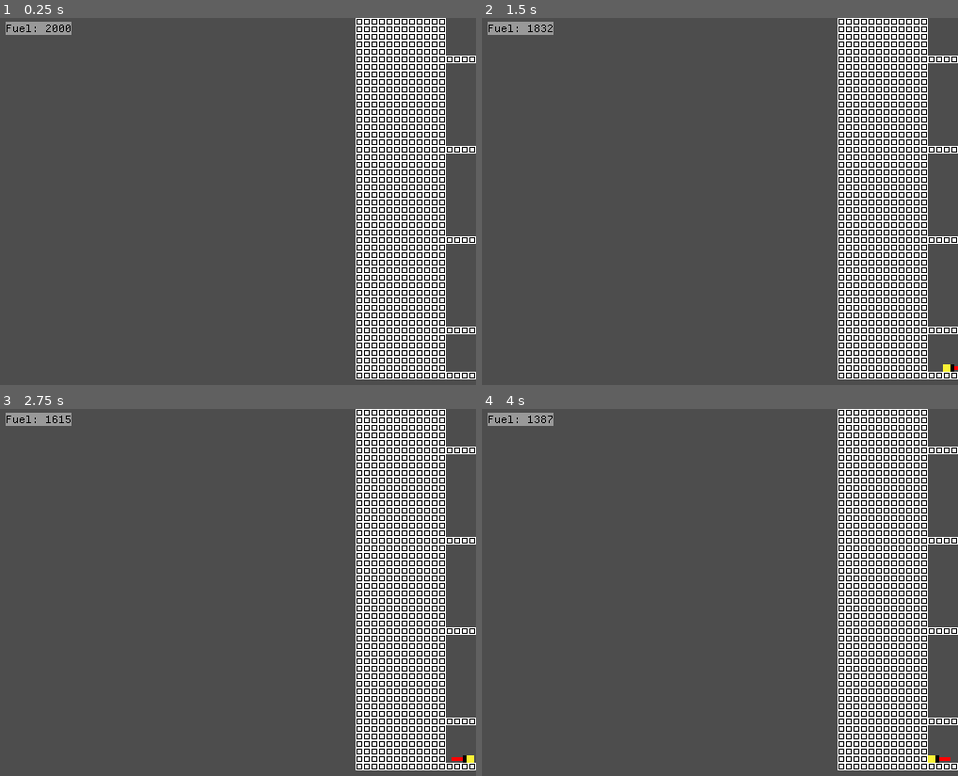
Above: before the commit, frames 1-4 (two rows, left to right).
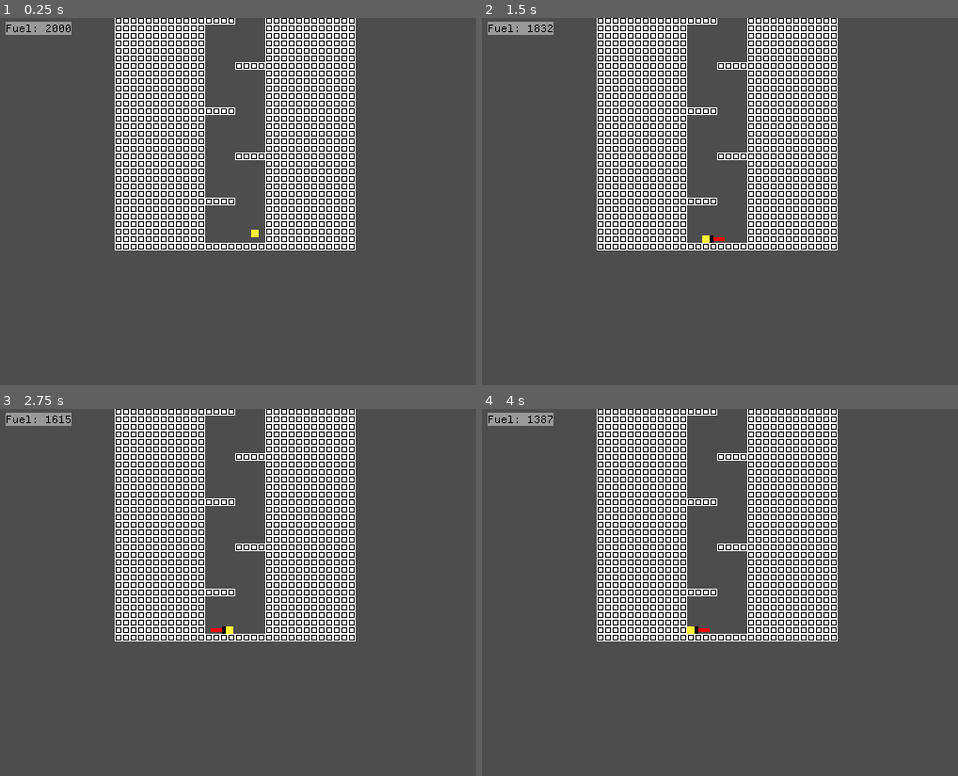
Above: after the commit, the same moments.

Repository: OSGH-web/balloon-movement-demo
Game: Godot game, scene res://levels/level-ben-1-1-tunnel.tscn
Same seed, same stepped clock (60 frames per second), same inputs: the game is played once before the commit and once after it. This scene is started directly instead of the project's main scene. Sound files missing from this copy of the repository are replaced by a short silence.
Inputs:
- Up to frame 1 (0.25 s): no input
- Up to frame 2 (1.5 s): tap Enter at 0.5 s; hold Q (ui_q) 0.53-1.28 s; hold Right (ui_right) from 0.53 s (still down); tap Up (ui_up) at 0.77 s; tap Q (ui_q) at 1.35 s
- Up to frame 3 (2.75 s): tap Up (ui_up) at 1.52 s; release Right (ui_right) at 2.03 s; hold Left (ui_left) from 2.03 s (still down); hold Q (ui_q) from 2.03 s (still down)
- Up to frame 4 (4 s): release Left (ui_left) at 2.78 s; release Q (ui_q) at 2.78 s; hold Right (ui_right) from 2.78 s (still down); tap Q (ui_q) at 2.85 s; tap Up (ui_up) at 3.02, 3.77 s; hold Q (ui_q) from 3.53 s (still down)

The runs differ from the first frame. In frame 1, 44% of the frame differs, in the area x 24-100%, y 0-99%; in frame 2, 44%; in frame 3, 44%; in frame 4, 44%.

Commit message:
Removed camera limit settings to eliminate bug potential.

Diff:
--- a/scenes/player/player.gd
+++ b/scenes/player/player.gd
@@ -2,18 +2,14 @@
 extends CharacterBody2D
 
 @export var tilemaplayer: TileMapLayer
+@export var FUEL = 2000;
+@export var play_background_music = false;
+@onready var timer: Timer = $Timer
 
 const GRAVITY = 120
 const FRICTION = -3
 const PLAYER_Y_FORCE = 300
 const PLAYER_X_FORCE = 165
-
-@export var FUEL = 2000;
-
-@export var play_background_music = false;
-
-@onready var timer: Timer = $Timer
-
 var readyForRestart: bool = false
 
 func _ready():
@@ -21,8 +17,6 @@
 	var level = get_parent() as Node2D
 	var map_height_px = level.height_in_tiles * tilemaplayer.tile_size.y
 	var map_width_px = level.width_in_tiles * tilemaplayer.tile_size.x
-	$Camera2D.limit_bottom = map_height_px
-	$Camera2D.limit_right = map_width_px
 	$AudioStreamPlayer2D.playing = play_background_music
 	var fuel_label = get_tree().get_first_node_in_group("fuel_label")
 	if fuel_label:
@@ -37,7 +31,6 @@
 			get_tree().reload_current_scene()
 		if event.is_action_pressed("ui_q"):
 			return_to_world_select()
-
 
 func _on_timer_timeout():
 	readyForRestart = true
@@ -90,5 +83,21 @@
 			$AnimatedSprite2D.frame = 1  # up
 		else:
 			$AnimatedSprite2D.frame = 3  # down
+
 func return_to_world_select():
 	get_tree().change_scene_to_file("res://scenes/level_select/level_select.tscn")
+
+# Revisit this if we need to set camera limits. Causes more problems than it's worth at the moment.
+#func _setup_camera_limits():
+	#var level = get_parent() as Node2D
+	#var tilemap = level.get_node("Terrain")
+	#var tile_size = tilemap.tile_set.tile_size
+#
+	#var map_width_px = level.width_in_tiles * tile_size.x
+	#var map_height_px = level.height_in_tiles * tile_size.y
+	#var level_offset = level.global_position
+#
+	#$Camera2D.limit_left = int(level_offset.x)
+	#$Camera2D.limit_top = int(level_offset.y)
+	#$Camera2D.limit_right = int(level_offset.x + map_width_px)
+	#$Camera2D.limit_bottom = int(level_offset.y + map_height_px)
